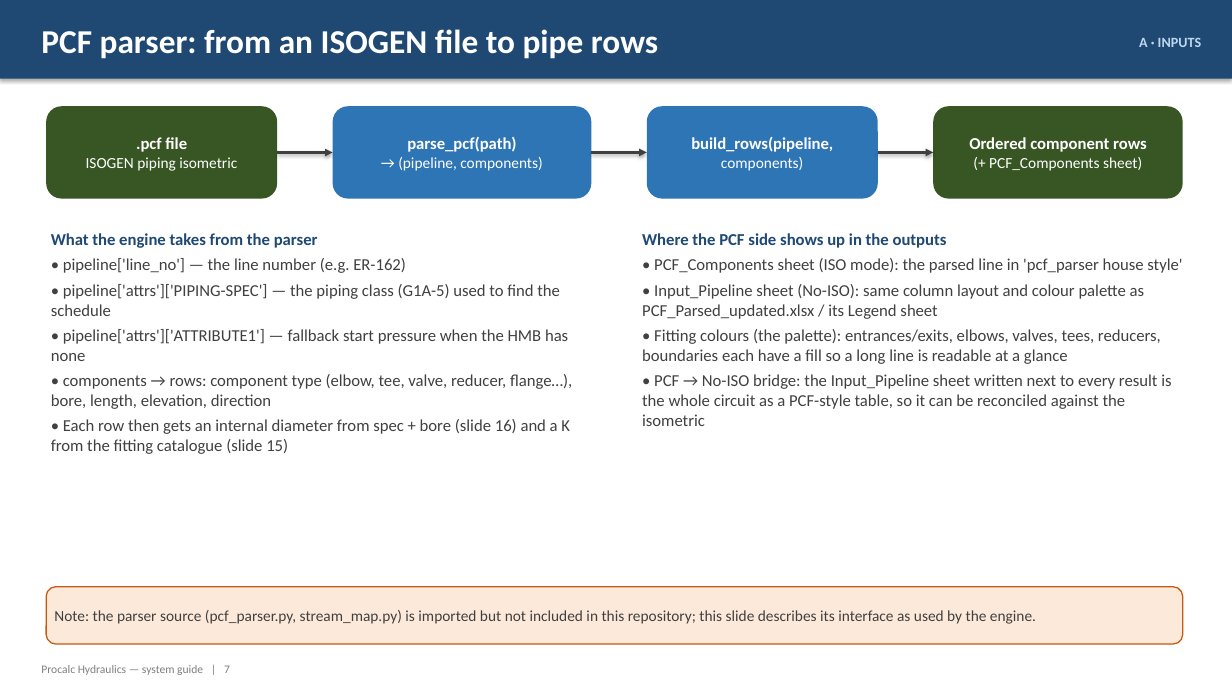
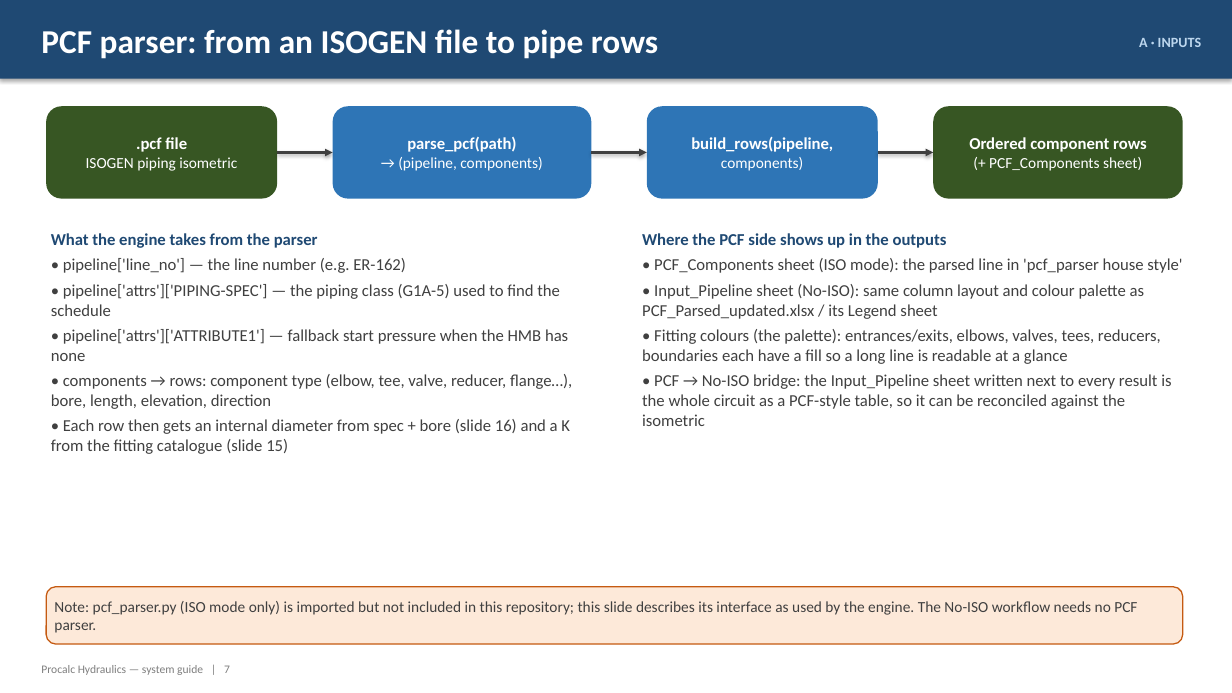
Before and after one commit to ipratikmenon/procalc, a slide deck: slide 7 of Hydraulics/Procalc_Hydraulics_System_Guide.pptx. Drawn at 1232x693 pixels with LibreOffice and Linux fonts; fonts in the diff are those of the drawing. Boxes give left, top, right and bottom in pixels: in the first picture for what was removed or moved away, otherwise in the second. Text is boxed around its words. In the diff, an @@ line names an element or a change of style, - is before the commit and + after.

```diff
--- a/Hydraulics/Procalc_Hydraulics_System_Guide.pptx
+++ b/Hydraulics/Procalc_Hydraulics_System_Guide.pptx
@@ text in rounded rectangle at <box>54,601,1137,633</box>: text changed @@
-Note: the parser source (pcf_parser.py, stream_map.py) is imported but not included in this repository; this slide describes its interface as used by the engine.
+Note: pcf_parser.py (ISO mode only) is imported but not included in this repository; this slide describes its interface as used by the engine. The No-ISO workflow needs no PCF parser.
```
Also in this commit, not shown: 26 other slides changed, 4 slides added, 4 slides removed, 2 other files.
